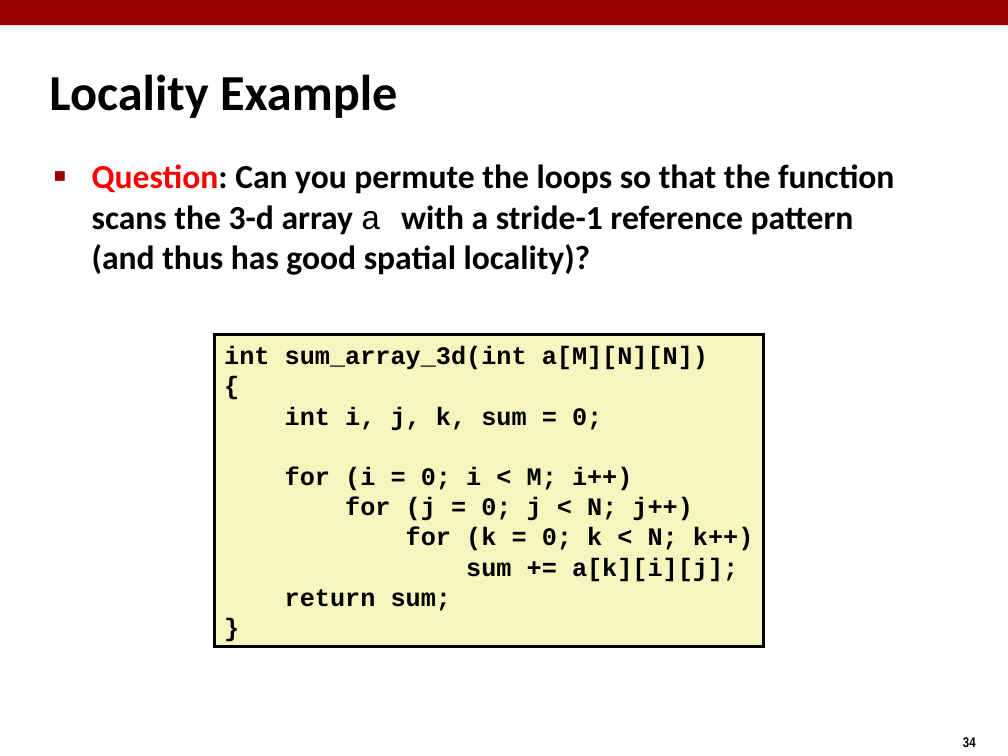
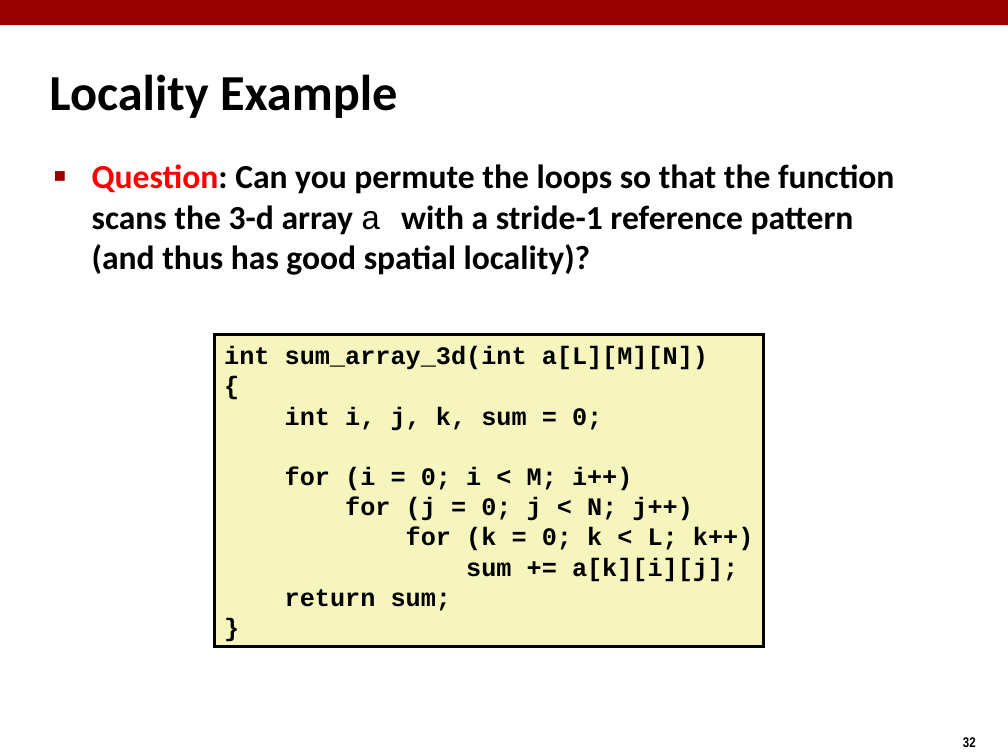
Before and after one commit to diku-compSys/compSys-e2021-pub, a slide deck: slide 32 of lectures/210922_performance_and_memory/slides.odp (slide 34 before the commit). Drawn at 1008x756 pixels with LibreOffice and Linux fonts; fonts in the diff are those of the drawing. Boxes give left, top, right and bottom in pixels: in the first picture for what was removed or moved away, otherwise in the second. Text is boxed around its words. In the diff, an @@ line names an element or a change of style, - is before the commit and + after.

```diff
--- a/lectures/210922_performance_and_memory/slides.odp
+++ b/lectures/210922_performance_and_memory/slides.odp
@@ text in rectangle at <box>224,346,708,370</box>: text changed @@
-int sum_array_3d(int a[M][N][N])
+int sum_array_3d(int a[L][M][N])
@@ text in rectangle at <box>406,527,754,551</box>: text changed @@
-for (k = 0; k < N; k++)
+for (k = 0; k < L; k++)
@@ page number at <box>963,737,976,747</box>: text changed @@
-34
+32
```
Also in this commit, not shown: 1 other slide changed, 2 slides removed, 14 other files.
